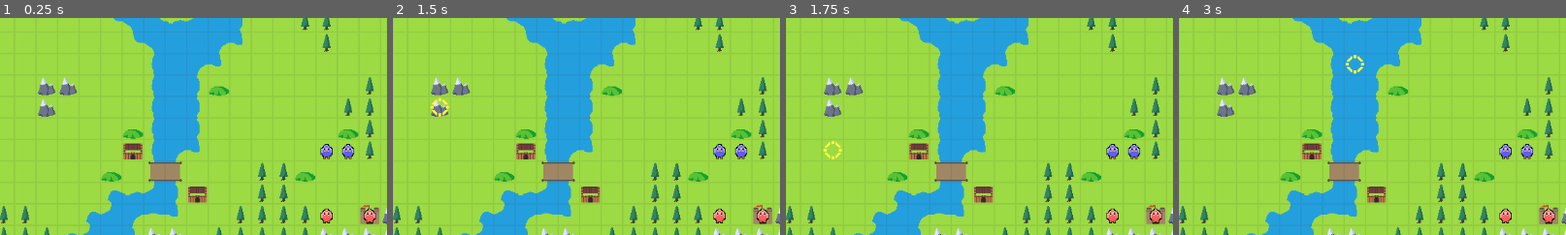
Above: before the commit, frames 1-4 (left to right).
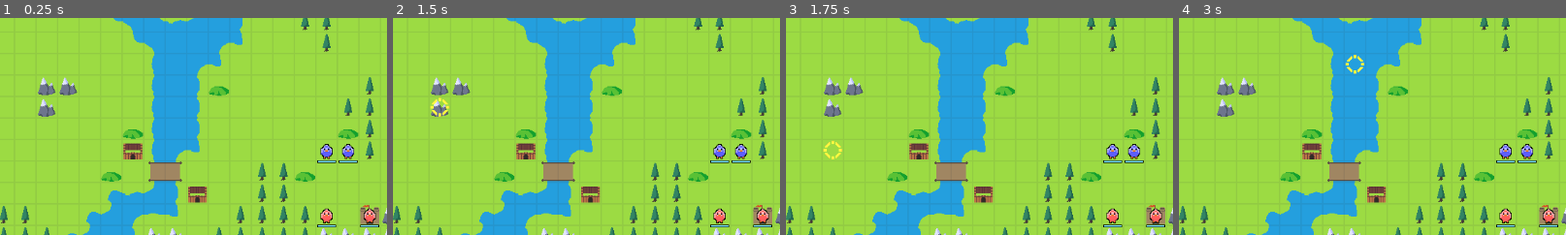
Above: after the commit, the same moments.

Repository: Kibibibit/chickenwarrior
Game: Godot game, scene res://src/scenes/main/main.tscn
Two runs of this game, one before a commit and one after it. Both use one fixed random seed, a clock stepped at 60 frames per second and the inputs below.
Inputs (mouse positions are % of the whole screen's width and height, from its top left):
- Up to frame 1 (0.25 s): no input
- Up to frame 2 (1.5 s): tap Enter (ui_accept) at 0.5, 0.77, 1.25 s; move the mouse to (72, 45) at 0.52 s; hold Right (ui_right) 0.53-1.28 s; click (72, 45) at 0.67 s; move the mouse to (30, 55) at 1.27 s; hold Down (ui_down) from 1.28 s (still down)
- Up to frame 3 (1.75 s): keep holding Down (ui_down); tap Enter (ui_accept) at 1.52 s
- Up to frame 4 (3 s): tap Enter (ui_accept) at 2, 2.75 s; move the mouse to (60, 28) at 2.02 s; release Down (ui_down) at 2.03 s; hold Right (ui_right) 2.03-2.78 s; move the mouse to (45, 70) at 2.77 s; hold Up (ui_up) from 2.78 s (still down); click (45, 70) at 2.92 s
The pictures show only the part of the screen within x 26-76%, y 47-97%; the shares and areas given below are measured in that part.

The runs differ from the first frame. In frame 1, 0.3% of the frame differs, in the area x 81-98%, y 65-97%; in frame 2, 0.3%; in frame 3, 0.3%; in frame 4, 0.3%.

Commit message:
Added some new weapons, started range logic on inventory

Diff:
--- a/resources/characters/player/test_alice.tres
+++ b/resources/characters/player/test_alice.tres
@@ -1,8 +1,7 @@
-[gd_resource type="Resource" script_class="Character" load_steps=6 format=3 uid="uid://de2cga6x2e5cr"]
+[gd_resource type="Resource" script_class="Character" load_steps=5 format=3 uid="uid://de2cga6x2e5cr"]
 
-[ext_resource type="Resource" uid="uid://de1nonwxb5gvd" path="res://resources/items/weapons/rapier.tres" id="1_t2uja"]
 [ext_resource type="Script" path="res://src/scripts/resource_types/character.gd" id="1_xq0eu"]
-[ext_resource type="Resource" uid="uid://ca6tmqlq11c5d" path="res://resources/items/weapons/iron_lance.tres" id="2_tu2y1"]
+[ext_resource type="Resource" uid="uid://caj21j1dmxm7u" path="res://resources/items/weapons/killer_bow.tres" id="2_xxkro"]
 [ext_resource type="Resource" uid="uid://bitdfqkohrmcj" path="res://resources/items/weapons/iron_bow.tres" id="3_5g2fi"]
 [ext_resource type="Resource" uid="uid://ieo74l36n503" path="res://resources/vocations/archer.tres" id="5_8nm56"]
 
@@ -11,7 +10,7 @@
 script = ExtResource("1_xq0eu")
 name = "TestAlice"
 vocation = ExtResource("5_8nm56")
-inventory = Array[Resource("res://src/scripts/resource_types/item.gd")]([ExtResource("1_t2uja"), ExtResource("2_tu2y1"), ExtResource("3_5g2fi")])
+inventory = Array[Resource("res://src/scripts/resource_types/item.gd")]([ExtResource("3_5g2fi"), ExtResource("2_xxkro")])
 level = 1
 xp = 0
 stats = {
--- a/resources/characters/player/test_steve.tres
+++ b/resources/characters/player/test_steve.tres
@@ -1,16 +1,17 @@
-[gd_resource type="Resource" script_class="Character" load_steps=5 format=3 uid="uid://cuknc7mc3uewy"]
+[gd_resource type="Resource" script_class="Character" load_steps=6 format=3 uid="uid://cuknc7mc3uewy"]
 
 [ext_resource type="Script" path="res://src/scripts/resource_types/character.gd" id="1_b5jpm"]
 [ext_resource type="Resource" uid="uid://ca6tmqlq11c5d" path="res://resources/items/weapons/iron_lance.tres" id="1_njqho"]
 [ext_resource type="Resource" uid="uid://dkxxw1gqwe1fn" path="res://resources/vocations/cavalier.tres" id="2_owy5m"]
 [ext_resource type="Resource" uid="uid://b7kw2prkn2w8b" path="res://resources/items/weapons/iron_sword.tres" id="2_us8v2"]
+[ext_resource type="Resource" uid="uid://b8m0msy8mm3v6" path="res://resources/items/weapons/killing_edge.tres" id="3_f668i"]
 
 [resource]
 resource_name = "TestSteve"
 script = ExtResource("1_b5jpm")
 name = "TestSteve"
 vocation = ExtResource("2_owy5m")
-inventory = Array[Resource("res://src/scripts/resource_types/item.gd")]([ExtResource("1_njqho"), ExtResource("2_us8v2")])
+inventory = Array[Resource("res://src/scripts/resource_types/item.gd")]([ExtResource("1_njqho"), ExtResource("2_us8v2"), ExtResource("3_f668i")])
 level = 1
 xp = 0
 stats = {
@@ -20,7 +21,7 @@
 "stat_luck": 5,
 "stat_magic": 7,
 "stat_resistance": 6,
-"stat_speed": 7,
+"stat_speed": 12,
 "stat_strength": 8
 }
 growth_rates = {
--- /dev/null
+++ b/resources/items/weapons/killer_bow.tres
@@ -0,0 +1,24 @@
+[gd_resource type="Resource" script_class="Weapon" load_steps=3 format=3 uid="uid://caj21j1dmxm7u"]
+
+[ext_resource type="Script" path="res://src/scripts/resource_types/weapon.gd" id="1_hvpno"]
+[ext_resource type="Texture2D" uid="uid://qildpni6oujg" path="res://assets/icons/bow.png" id="1_mamqo"]
+
+[resource]
+resource_name = "Killer Bow"
+script = ExtResource("1_hvpno")
+weapon_type = 3
+base_stat = 0
+might = 7
+hit_chance = 95
+crit_chance = 50
+weight = 3
+min_rank = 2
+attack_count = 1
+type_bonuses = 8
+min_range = 2
+max_range = 2
+name = "Killer Bow"
+breakable = true
+max_uses = 25
+icon = ExtResource("1_mamqo")
+item_id = &"weapon_bow_killer"
--- /dev/null
+++ b/resources/items/weapons/killing_edge.tres
@@ -0,0 +1,24 @@
+[gd_resource type="Resource" script_class="Weapon" load_steps=3 format=3 uid="uid://b8m0msy8mm3v6"]
+
+[ext_resource type="Texture2D" uid="uid://bk87y5ogqdh7d" path="res://assets/icons/weapon.png" id="1_5m5us"]
+[ext_resource type="Script" path="res://src/scripts/resource_types/weapon.gd" id="1_club7"]
+
+[resource]
+resource_name = "Killing Edge"
+script = ExtResource("1_club7")
+weapon_type = 0
+base_stat = 0
+might = 7
+hit_chance = 95
+crit_chance = 50
+weight = 3
+min_rank = 2
+attack_count = 1
+type_bonuses = 0
+min_range = 1
+max_range = 1
+name = "Killing Edge"
+breakable = true
+max_uses = 30
+icon = ExtResource("1_5m5us")
+item_id = &"weapon_sword_killer"
--- a/src/prefabs/battle_prefabs/unit/unit.tscn
+++ b/src/prefabs/battle_prefabs/unit/unit.tscn
@@ -21,7 +21,6 @@
 script = ExtResource("2_2len0")
 
 [node name="ColorRect" type="ColorRect" parent="."]
-visible = false
 material = ExtResource("4_7gvrn")
 offset_left = 2.0
 offset_top = 31.0
--- a/src/prefabs/ui/battle_ui/battle_ui.gd
+++ b/src/prefabs/ui/battle_ui/battle_ui.gd
@@ -27,10 +27,10 @@
 func show_action_list(valid_actions: Array[int]) -> int:
 	return await action_list.show_actions(valid_actions)
 
-func show_weapon_list(unit: Unit) -> Weapon:
+func show_weapon_list(unit: Unit, from: Vector2i, enemies: Array[Unit]) -> Weapon:
 	var item_list: UnitInventoryList = inventory_list_scene.instantiate()
 	canvas_layer.add_child(item_list)
-	var item: Item = await item_list.select_item(unit, true, true)
+	var item: Item = await item_list.select_item(unit, true, true, from, enemies)
 	var weapon: Weapon = null
 	if (item != null):
 		if (item is Weapon):
--- a/src/prefabs/ui/unit_inventory_list/unit_inventory_list.gd
+++ b/src/prefabs/ui/unit_inventory_list/unit_inventory_list.gd
@@ -22,7 +22,13 @@
 		child.queue_free()
 		_vbox.remove_child(child)
 
-func select_item(unit: Unit, can_use_only: bool = false, weapon_only: bool = false) -> Item:
+func select_item(
+	unit: Unit,
+	can_use_only: bool = false,
+	weapon_only: bool = false,
+	from: Vector2i = Vector2i(0,0),
+	enemies: Array[Unit]= []
+) -> Item:
 	var focused: bool = false
 	items = unit.character.inventory
 
--- a/src/scenes/battle_scene/battle_scene.gd
+++ b/src/scenes/battle_scene/battle_scene.gd
@@ -150,8 +150,17 @@
 		unit.highlight()
 		battle_state = STATE_PLAYER_UNIT_SELECTED
 
+
+
 func _attack_action_selected(unit: Unit) -> void:
-	var weapon: Weapon = await ui.show_weapon_list(unit)
+	var min_range: int = unit.get_weapon_ranges().x
+	var max_range: int = unit.get_weapon_ranges().y
+	var enemies: Array[Unit] = []
+	for u in units.values():
+		if (u.team == Teams.ENEMY):
+			enemies.append(u)
+
+	var weapon: Weapon = await ui.show_weapon_list(unit, cursor.tile, enemies)
 	if (weapon == null):
 		_unit_move_finished(unit)
 		return
Not shown: 3 places in src/prefabs/maps/test_map/test_map.tscn that only renumber resources
